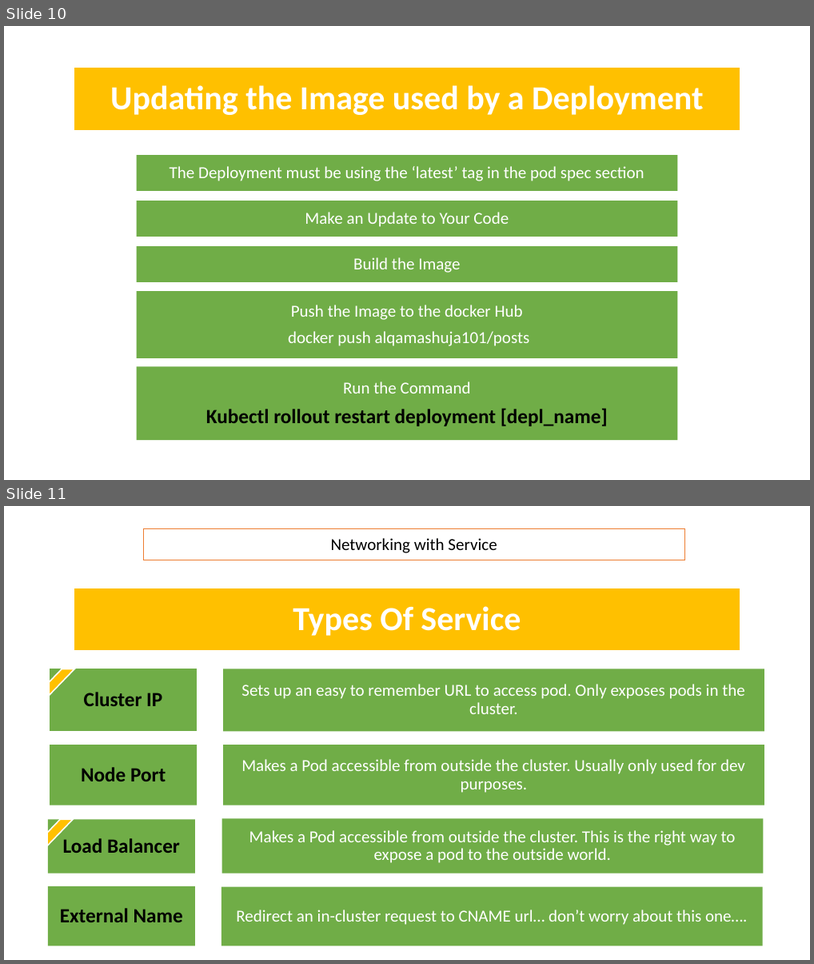
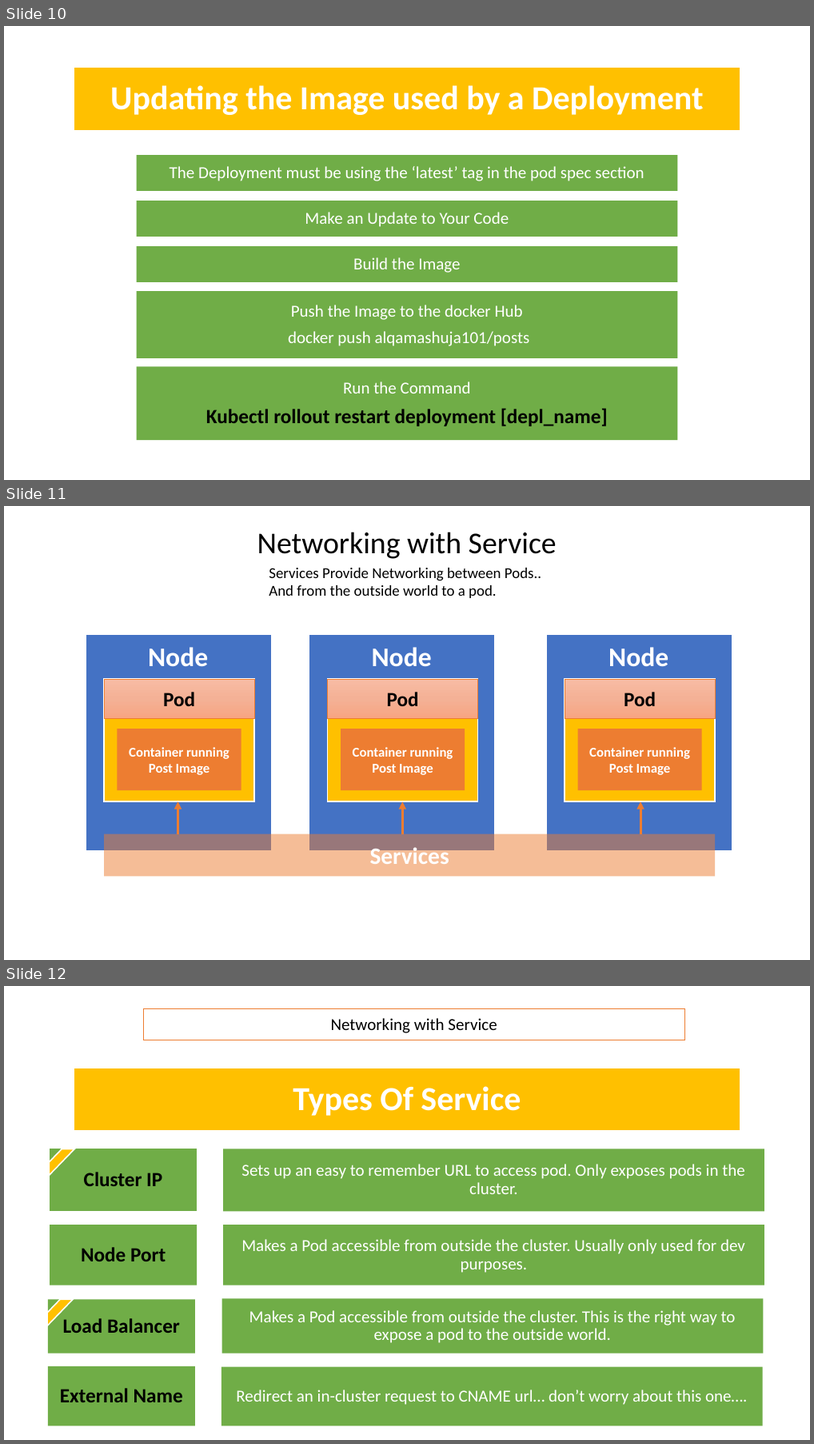
Before and after one commit to AlqamaShuja/Microservices, a slide deck: Kubernetes.pptx. Shown one above the other, each under a label of ours: slides 10 and 11 before the commit, slides 10, 11 and 12 after it. The pictures are 814x964 and 814x1444 pixels, drawn with LibreOffice and Linux fonts; fonts in the diff are those of the drawing. Boxes give left, top, right and bottom in pixels: in the first picture for what was removed or moved away, otherwise in the second. Text is boxed around its words. In the diff, an @@ line names an element or a change of style, - is before the commit and + after.

Commit message:
create posts-service

```diff
--- a/Kubernetes.pptx
+++ b/Kubernetes.pptx
@@ slide 11 added at (x1=4, y1=506, x2=810, y2=960), background #FFFFFF @@
@@ title added at (x1=258, y1=532, x2=557, y2=559), 36 pt, text #000000 @@
+Networking with Service
@@ text added at (x1=269, y1=568, x2=542, y2=598), 18 pt, text #000000 @@
+Services Provide Networking between Pods..
+And from the outside world to a pod.
@@ group added at (x1=86, y1=634, x2=272, y2=850): 4 rectangles, 1 text @@
+Pod
+Container running Post Image
+Node
@@ group added at (x1=309, y1=634, x2=495, y2=850): 4 rectangles, 1 text @@
+Pod
+Container running Post Image
+Node
@@ group added at (x1=546, y1=634, x2=733, y2=850): 4 rectangles, 1 text @@
+Pod
+Container running Post Image
+Node
@@ arrow added from (178, 834) to (178, 801), #ED7D31 3 pt @@
@@ arrow added from (402, 834) to (402, 801), #ED7D31 3 pt @@
@@ arrow added from (641, 834) to (641, 801), #ED7D31 3 pt @@
@@ rectangle added at (x1=105, y1=834, x2=716, y2=876), fill #ED7D31 at 50% opacity, 28 pt, text #FFFFFF, bold @@
+Services
@@ what was slide 11 is now slide 12 @@
```
Also in this commit, not shown: 3 other slides added, 1 other file.
